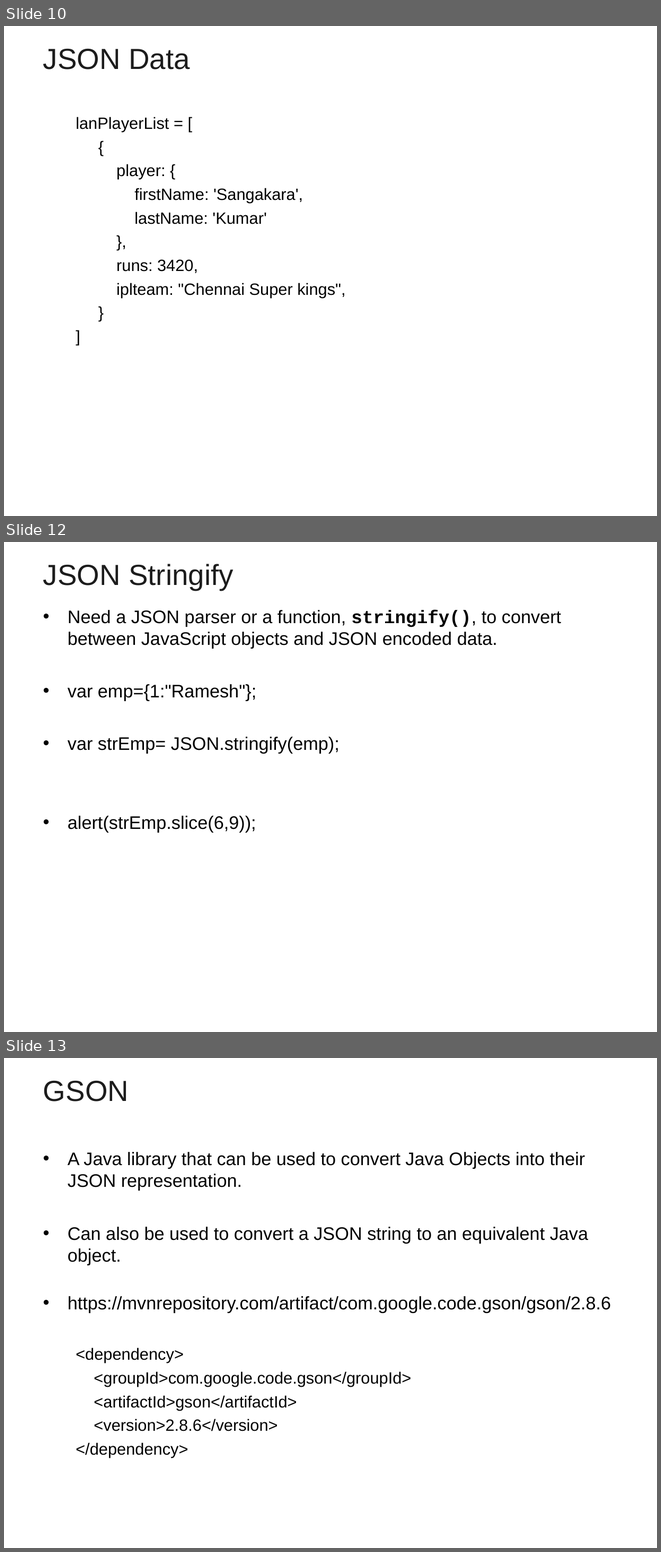
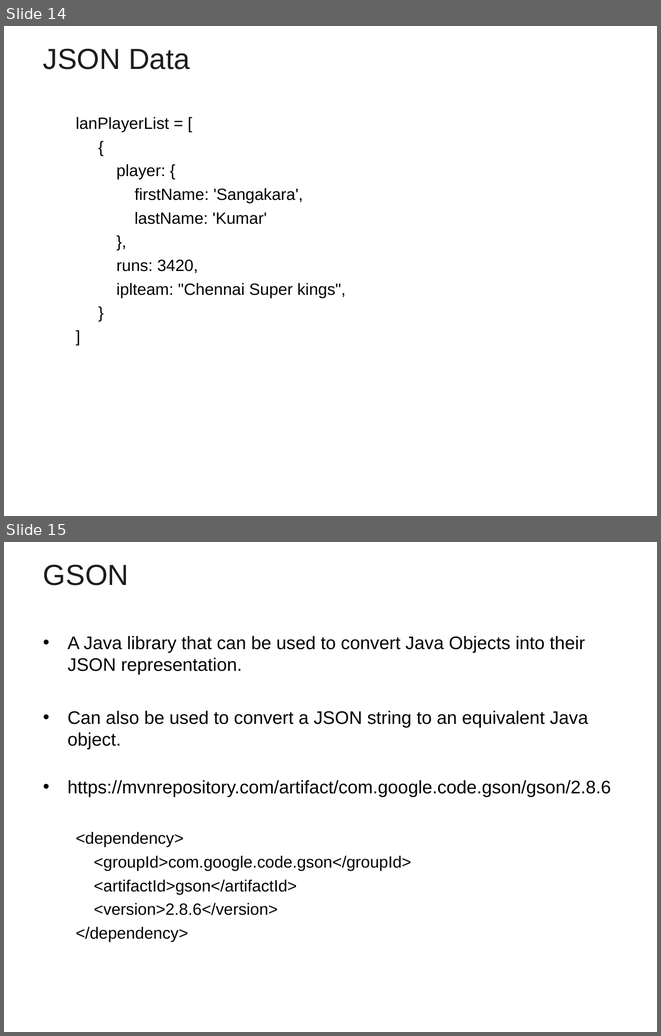
Before and after one commit to vatsank/freshers_sep_2022, a slide deck: Log4j.ppt. Shown one above the other, each under a label of ours: slides 10, 12 and 13 before the commit, slides 14 and 15 after it; the slides between them are not shown. The pictures are 661x1552 and 661x1036 pixels, drawn with LibreOffice and Linux fonts; fonts in the diff are those of the drawing; background and template pictures are left out. Boxes give left, top, right and bottom in pixels: in the first picture for what was removed or moved away, otherwise in the second. Text is boxed around its words. In the diff, an @@ line names an element or a change of style, - is before the commit and + after.

```diff
--- a/Log4j.ppt
+++ b/Log4j.ppt
@@ slide 12 removed at bbox=[4, 542, 657, 1032], background picture (left out) @@
@@ title removed at bbox=[43, 564, 233, 590] @@
-JSON Stringify
@@ text removed at bbox=[68, 610, 561, 832] @@
-• Need a JSON parser or a function, stringify(), to convert between JavaScript objects and JSON encoded data.
-• var emp={1:"Ramesh"};
-• var strEmp= JSON.stringify(emp);
-• alert(strEmp.slice(6,9));
@@ what was slide 10 is now slide 14 @@
@@ what was slide 13 is now slide 15 @@
```
Also in this commit, not shown: 7 slides changed, 5 slides added, 1 other slide removed.
